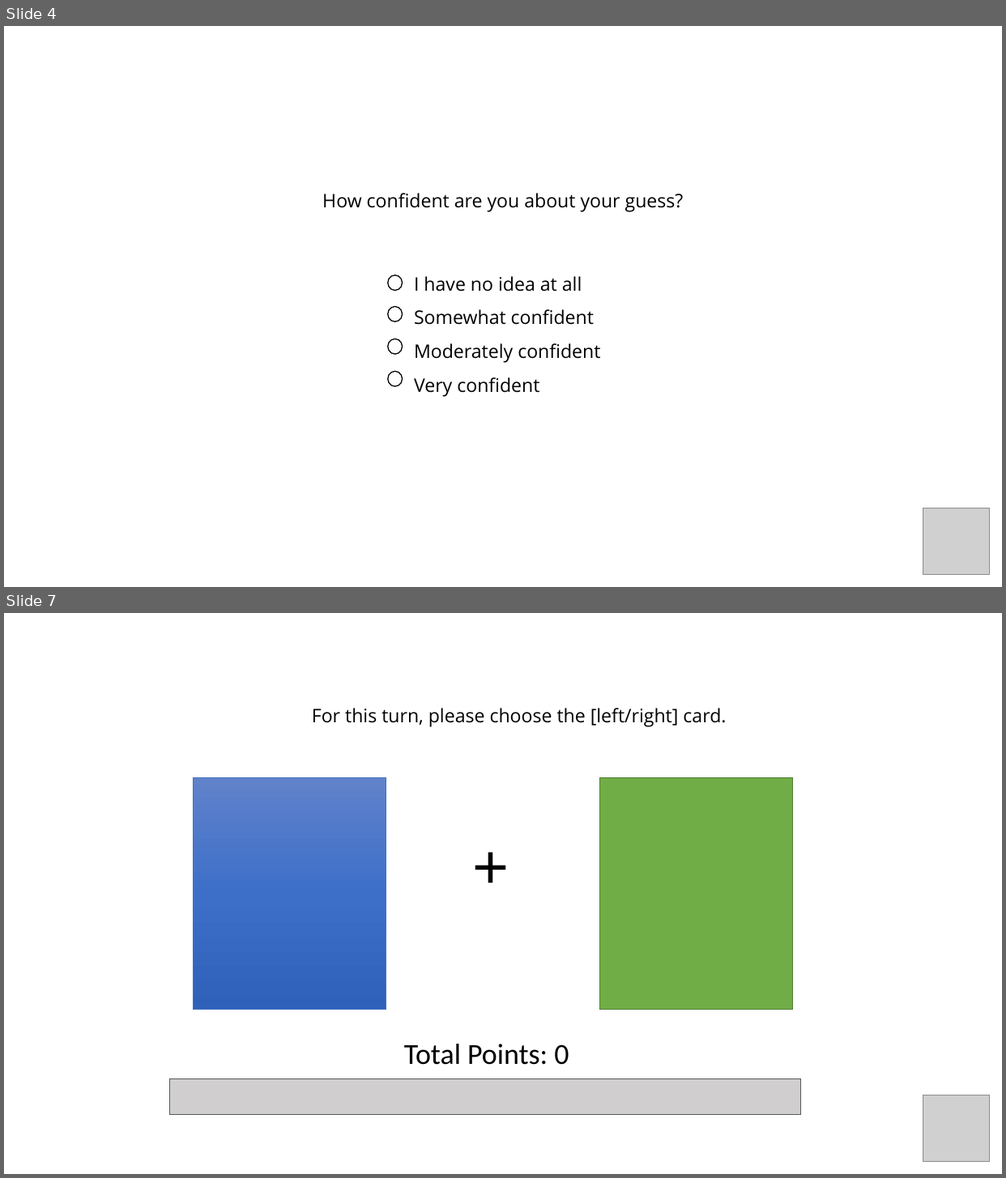
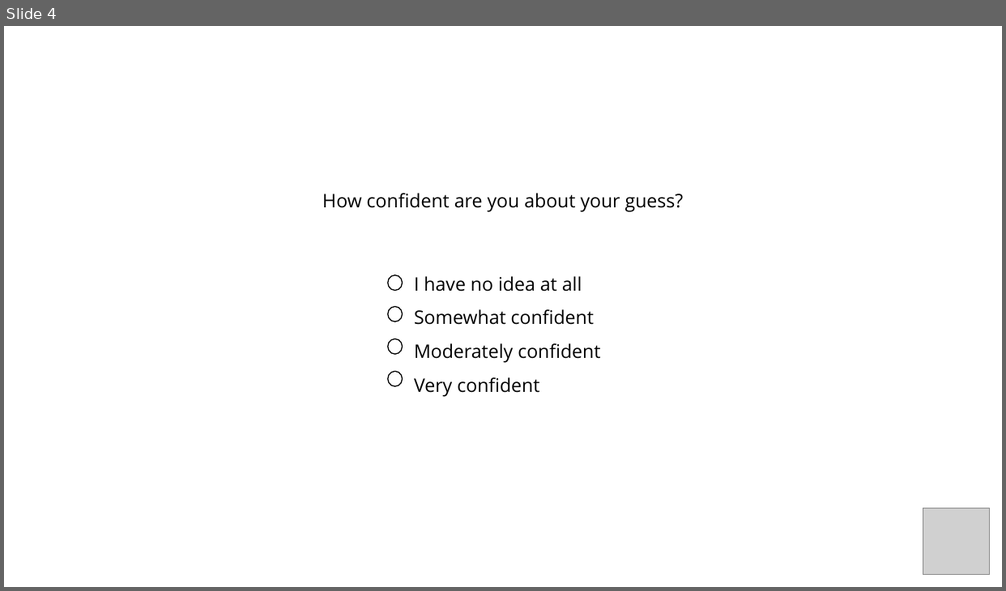
Before and after one commit to LillianXu2019/LUX-RL, a slide deck: images/instructions/manipulation_question_inst.pptx. Shown one above the other, each under a label of ours: slides 4 and 7 before the commit, slide 4 after it; the slides between them are not shown. The pictures are 1006x1178 and 1006x591 pixels, drawn with LibreOffice and Linux fonts; fonts in the diff are those of the drawing; grey boxes stand for pictures. Boxes give left, top, right and bottom in pixels: in the first picture for what was removed or moved away, otherwise in the second. Text is boxed around its words. In the diff, an @@ line names an element or a change of style, - is before the commit and + after.

```diff
--- a/images/instructions/manipulation_question_inst.pptx
+++ b/images/instructions/manipulation_question_inst.pptx
@@ slide 7 removed at (4,613,1002,1174), background #FFFFFF @@
@@ text removed at (312,708,726,726) @@
-For this turn, please choose the [left/right] card.
@@ rectangle removed at (194,777,386,1010) @@
@@ rectangle removed at (600,777,793,1010) @@
@@ text removed at (465,823,521,905) @@
-+
@@ text removed at (404,1044,569,1065) @@
-Total Points: 0
@@ rectangle removed at (169,1080,800,1115) @@
@@ picture removed at (923,1095,990,1161) @@
```
Also in this commit, not shown: 1 slide changed, 2 other slides removed, 5 other files.
